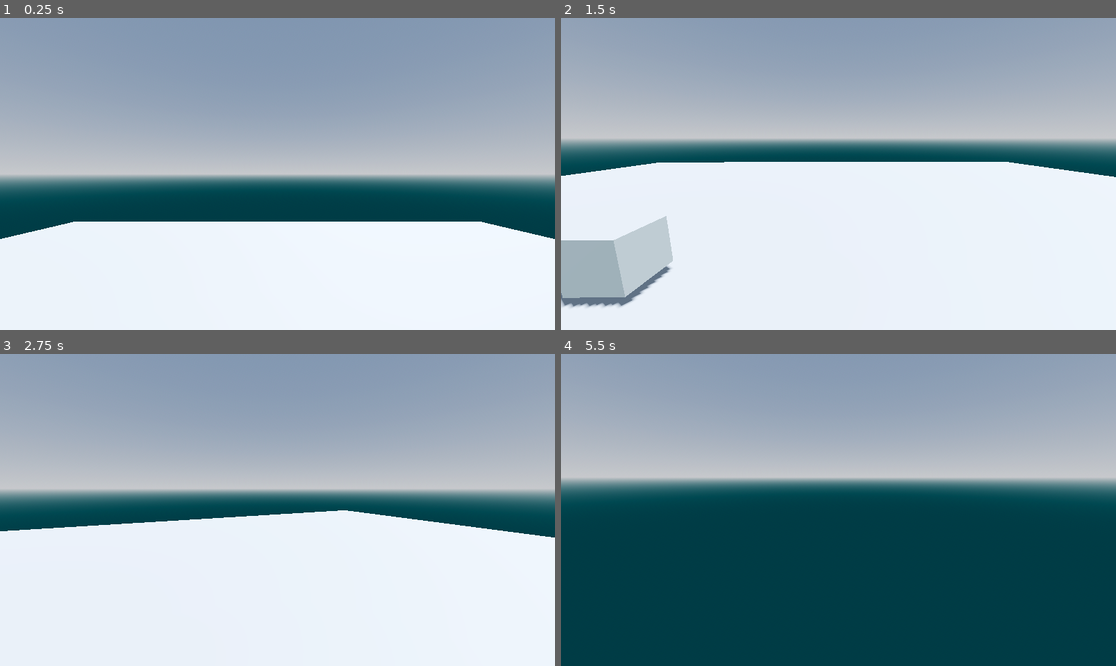
Above: before the commit, frames 1-4 (two rows, left to right).
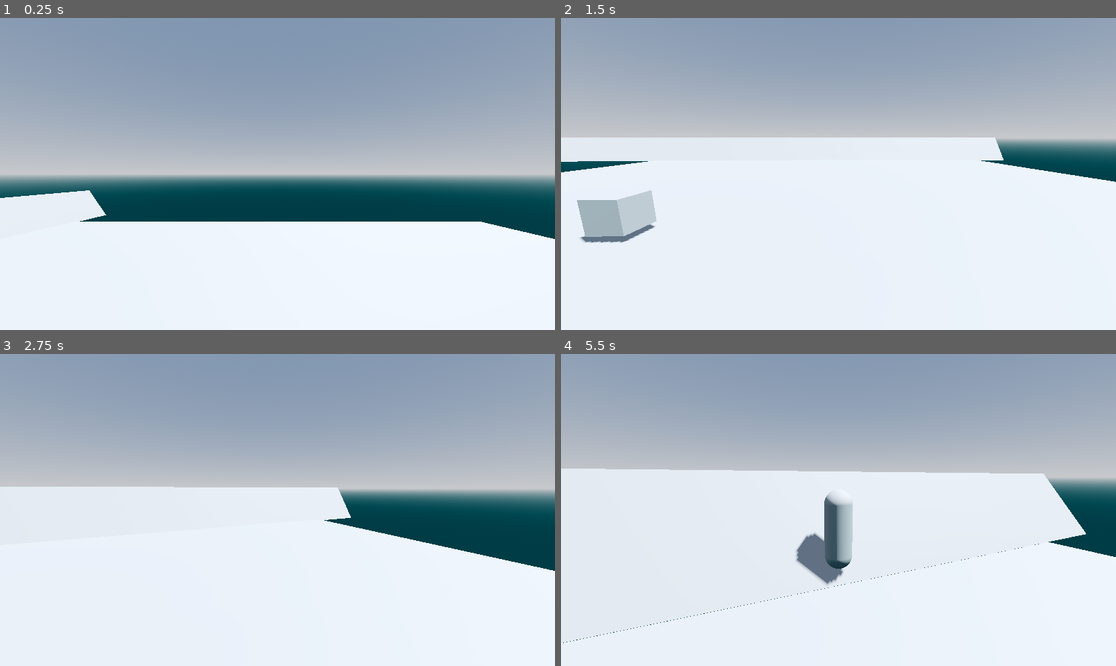
Above: after the commit, the same moments.

Repository: Fripe070/GodotMovementGame
Game: Godot game, scene res://Main.tscn
Same seed, same stepped clock (60 frames per second), same inputs: the game is played once before the commit and once after it.
Inputs (mouse positions are in pixels of both pictures, inside the frame that each line leads up to):
- Up to frame 1 (0.25 s): no input
- Up to frame 2 (1.5 s): move the mouse to (960, 158) at 0.52 s; hold D (move_right) 0.53-1.28 s; hold Space (jump) 0.53-1.28 s; click (960, 158) at 0.67 s; move the mouse to (810, 174) at 1.27 s; hold W (move_forward) from 1.28 s (still down); tap Space (jump) at 1.35 s
- Up to frame 3 (2.75 s): keep holding W (move_forward); tap Space (jump) at 1.52, 1.82 s; move the mouse to (288, 503) at 2.02 s; hold Space (jump) from 2.03 s (still down)
- Up to frame 4 (5.5 s): keep holding W (move_forward); move the mouse to (832, 516) at 2.77 s; release Space (jump) at 2.78 s; tap Space (jump) at 2.85, 3.02, 3.32, 4.35, 4.52, 4.82 s; move the mouse to (877, 513) at 3.52 s; hold Space (jump) 3.53-4.28 s; tap F5 (third_person, bound only after the commit) at 4.15 s; move the mouse to (794, 506) at 4.27 s; move the mouse to (844, 510) at 5.02 s; hold Space (jump) from 5.03 s (still down)

The runs differ from the first frame. In frame 1, 1.9% of the frame differs, in the area x 0-20%, y 55-71%; in frame 2, 12%; in frame 3, 9.6%; in frame 4, 60%, in the area x 0-100%, y 36-100%.

Commit message:
ugh

Diff:
--- a/Main.tscn
+++ b/Main.tscn
@@ -24,6 +24,11 @@
 [sub_resource type="BoxShape3D" id="BoxShape3D_u4ml2"]
 
 [sub_resource type="BoxMesh" id="BoxMesh_2u84b"]
+
+[sub_resource type="PrismMesh" id="PrismMesh_pbnib"]
+
+[sub_resource type="ConcavePolygonShape3D" id="ConcavePolygonShape3D_0e4of"]
+data = PackedVector3Array(0, 0.5, 0.5, 0.5, -0.5, 0.5, -0.5, -0.5, 0.5, 0, 0.5, -0.5, -0.5, -0.5, -0.5, 0.5, -0.5, -0.5, 0, 0.5, 0.5, 0, 0.5, -0.5, 0.5, -0.5, 0.5, 0, 0.5, -0.5, 0.5, -0.5, -0.5, 0.5, -0.5, 0.5, 0, 0.5, -0.5, 0, 0.5, 0.5, -0.5, -0.5, -0.5, 0, 0.5, 0.5, -0.5, -0.5, 0.5, -0.5, -0.5, -0.5, -0.5, -0.5, 0.5, 0.5, -0.5, 0.5, -0.5, -0.5, -0.5, 0.5, -0.5, 0.5, 0.5, -0.5, -0.5, -0.5, -0.5, -0.5)
 
 [node name="Node3D" type="Node3D"]
 
@@ -55,3 +60,21 @@
 
 [node name="MeshInstance3D" type="MeshInstance3D" parent="Area3D"]
 mesh = SubResource("BoxMesh_2u84b")
+
+[node name="MeshInstance3D" type="MeshInstance3D" parent="."]
+transform = Transform3D(50.04, 0, 0, 0, 7.795, 0, 0, 0, 4.11, 37.635, 3.643, 0)
+mesh = SubResource("PrismMesh_pbnib")
+
+[node name="StaticBody3D" type="StaticBody3D" parent="MeshInstance3D"]
+
+[node name="CollisionShape3D" type="CollisionShape3D" parent="MeshInstance3D/StaticBody3D"]
+shape = SubResource("ConcavePolygonShape3D_0e4of")
+
+[node name="MeshInstance3D2" type="MeshInstance3D" parent="."]
+transform = Transform3D(3.96, 0, 0, 0, 2.92, 0, 0, 0, 81.89, -22.241, 1.304, 16.927)
+mesh = SubResource("PrismMesh_pbnib")
+
+[node name="StaticBody3D" type="StaticBody3D" parent="MeshInstance3D2"]
+
+[node name="CollisionShape3D" type="CollisionShape3D" parent="MeshInstance3D2/StaticBody3D"]
+shape = SubResource("ConcavePolygonShape3D_0e4of")
--- a/Player.gd
+++ b/Player.gd
@@ -17,15 +17,18 @@
 @export_group("Movement")
 @export var jump_velocity: float = 270 / 50
 @export var normal_acceleration: float = 20.0
-@export var air_accelerate: float = 1.0
+@export var air_acceleration: float = 100.0
 @export var friction: float = 20.0
 @export var stop_speed: float = 10.0
+
+@export var air_speed_cap: float = 30.0
 
 
 
 var timedelta
 
 var wish_jump: bool = false
+var third_person: bool = false
 
 # FIXME: fix acceleration not being applied correctly (maybe)
 # FIXME: Fix movement being super slow, and just generally make the code more accurate by scaling by ,ove forward and right variables, als ofigure out what their defaults are
@@ -65,6 +68,29 @@
     velocity *= new_speed
 
 
+func air_accelerate(wish_dir: Vector3, wish_speed: float, accel: float):
+    # https://github.com/ValveSoftware/source-sdk-2013/blob/0d8dceea4310fde5706b3ce1c70609d72a38efdf/sp/src/game/shared/gamemovement.cpp#L1707-L1748
+
+    var wish_speed2 = wish_speed  # ?
+
+    if wish_speed > air_speed_cap:
+        wish_speed = air_speed_cap
+
+    var current_speed = velocity.dot(wish_dir)
+
+    var add_speed = wish_speed - current_speed
+    if add_speed <= 0:
+        return
+
+    const surface_friction = 1
+    var accel_speed = timedelta * accel * wish_speed2 * surface_friction;
+
+    if accel_speed > add_speed:
+        accel_speed = add_speed
+
+    velocity += wish_dir * accel_speed
+
+
 func accelerate(wish_dir: Vector3, wish_speed: float, accel: float):
     # https://github.com/ValveSoftware/source-sdk-2013/blob/0d8dceea4310fde5706b3ce1c70609d72a38efdf/sp/src/game/shared/gamemovement.cpp#L1822-L1854
     # This gives cause for a lot of movement tech
@@ -91,7 +117,7 @@
 
     var move_dir: Vector3 = get_input_dir()
 
-    accelerate(move_dir, 10, air_accelerate)
+    air_accelerate(move_dir, 10, air_acceleration)
 
     # Is this where surfing takes place?
     # https://github.com/id-Software/Quake-III-Arena/blob/dbe4ddb10315479fc00086f08e25d968b4b43c49/code/game/bg_pmove.c#L639-L645
@@ -127,6 +153,12 @@
 func _physics_process(delta):
     timedelta = delta
 
+    if Input.is_action_just_pressed(&"third_person"):
+        third_person = not third_person
+
+    camera.position.z = 5 if third_person else 0
+
+
     # FIXME: Allows for a bit kinder jumping, I might remove this later.
     if autojump:
         wish_jump = Input.is_action_pressed(&"jump")
@@ -156,5 +188,5 @@
         Input.set_mouse_mode(Input.MOUSE_MODE_VISIBLE)
     if event is InputEventMouseMotion and Input.get_mouse_mode() == Input.MOUSE_MODE_CAPTURED:
         rotate_y(-event.relative.x * look_sensitivity)
-        camera.rotate_x(-event.relative.y * look_sensitivity)
-        camera.rotation.x = clamp(camera.rotation.x, deg_to_rad(max_down_angle), deg_to_rad(max_up_angle))
+        neck.rotate_x(-event.relative.y * look_sensitivity)
+        neck.rotation.x = clamp(neck.rotation.x, deg_to_rad(max_down_angle), deg_to_rad(max_up_angle))
--- a/project.godot
+++ b/project.godot
@@ -42,3 +42,8 @@
 "events": [Object(InputEventKey,"resource_local_to_scene":false,"resource_name":"","device":-1,"window_id":0,"alt_pressed":false,"shift_pressed":false,"ctrl_pressed":false,"meta_pressed":false,"pressed":false,"keycode":0,"physical_keycode":32,"key_label":0,"unicode":32,"echo":false,"script":null)
 ]
 }
+third_person={
+"deadzone": 0.5,
+"events": [Object(InputEventKey,"resource_local_to_scene":false,"resource_name":"","device":-1,"window_id":0,"alt_pressed":false,"shift_pressed":false,"ctrl_pressed":false,"meta_pressed":false,"pressed":false,"keycode":0,"physical_keycode":4194336,"key_label":0,"unicode":0,"echo":false,"script":null)
+]
+}
Not shown: 1 places in Main.tscn that only renumber resources
